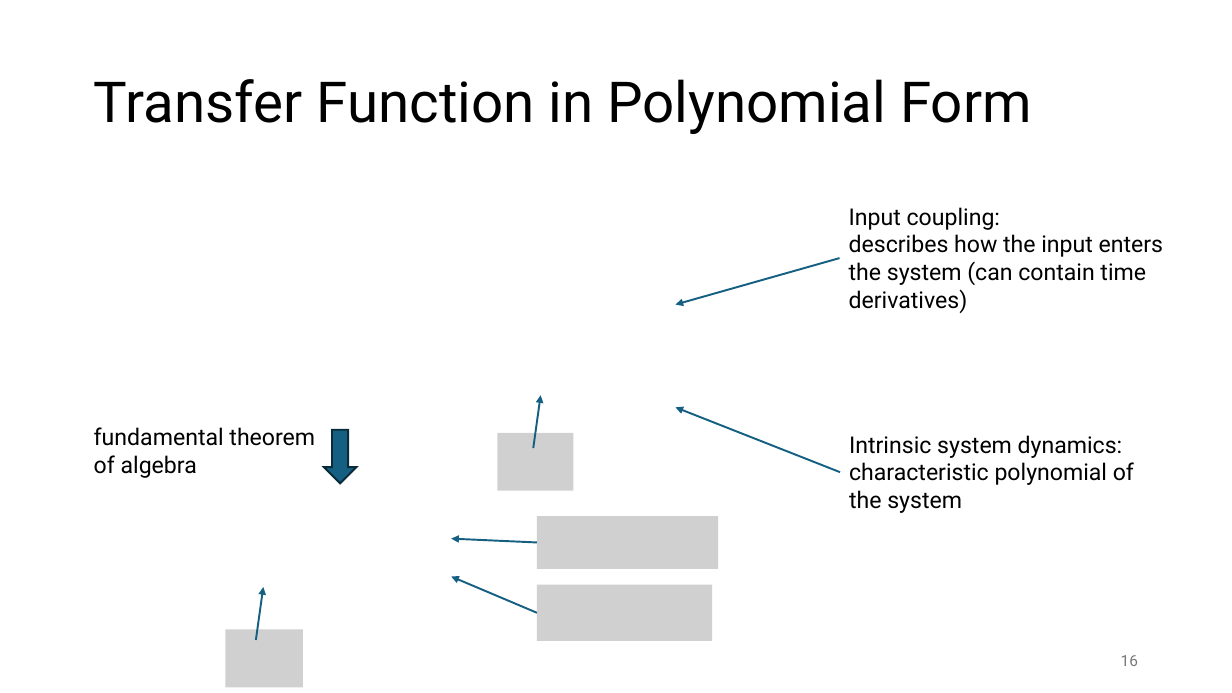
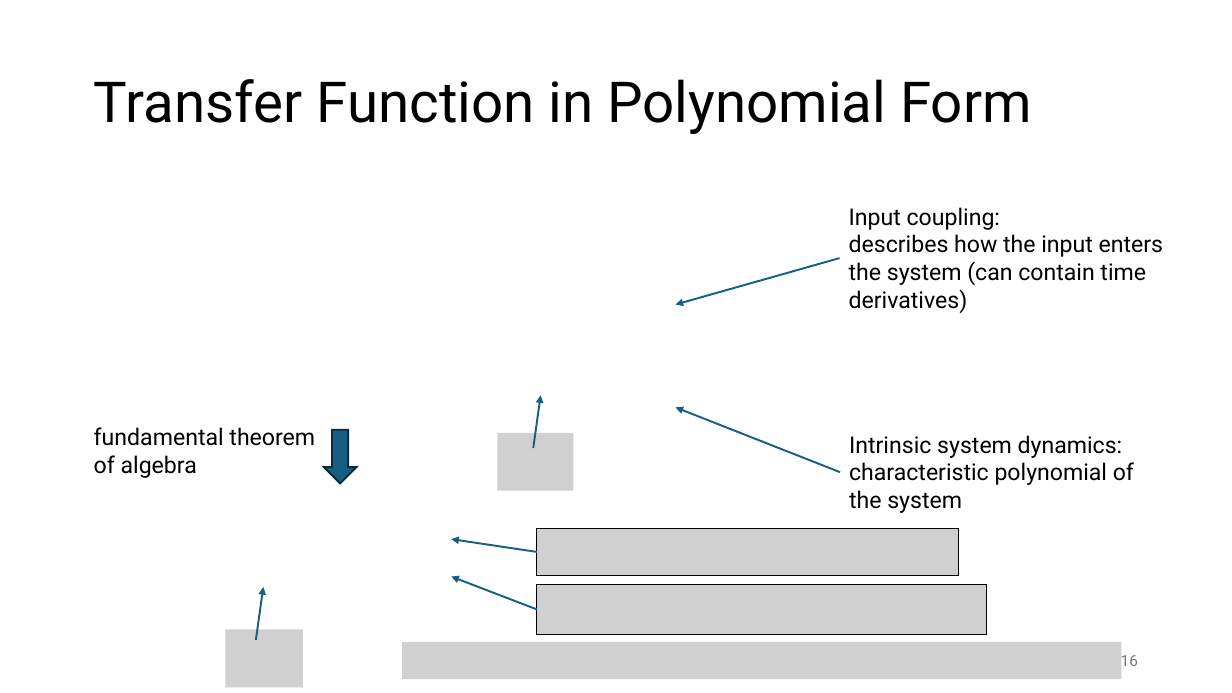
Before and after one commit to FelixWick/control_engineering, a slide deck: slide 16 of slides/3_Laplace.pptx. Drawn at 1232x693 pixels with LibreOffice and Linux fonts; fonts in the diff are those of the drawing; grey boxes stand for pictures. Boxes give left, top, right and bottom in pixels: in the first picture for what was removed or moved away, otherwise in the second. Text is boxed around its words. In the diff, an @@ line names an element or a change of style, - is before the commit and + after.

```diff
--- a/slides/3_Laplace.pptx
+++ b/slides/3_Laplace.pptx
@@ arrow moved from (537, 543) - (451, 539) to (537, 552) - (451, 539) @@
@@ picture: place and size @@
-picture at box(537, 517, 718, 569)
+picture at box(537, 529, 959, 575)
@@ picture: place and size @@
-picture at box(537, 585, 713, 641)
+picture at box(537, 585, 986, 635)
@@ picture added at box(402, 642, 1122, 679) @@
```
Also in this commit, not shown: 2 other slides changed, 10 slides added, 2 slides removed, 1 other file.
